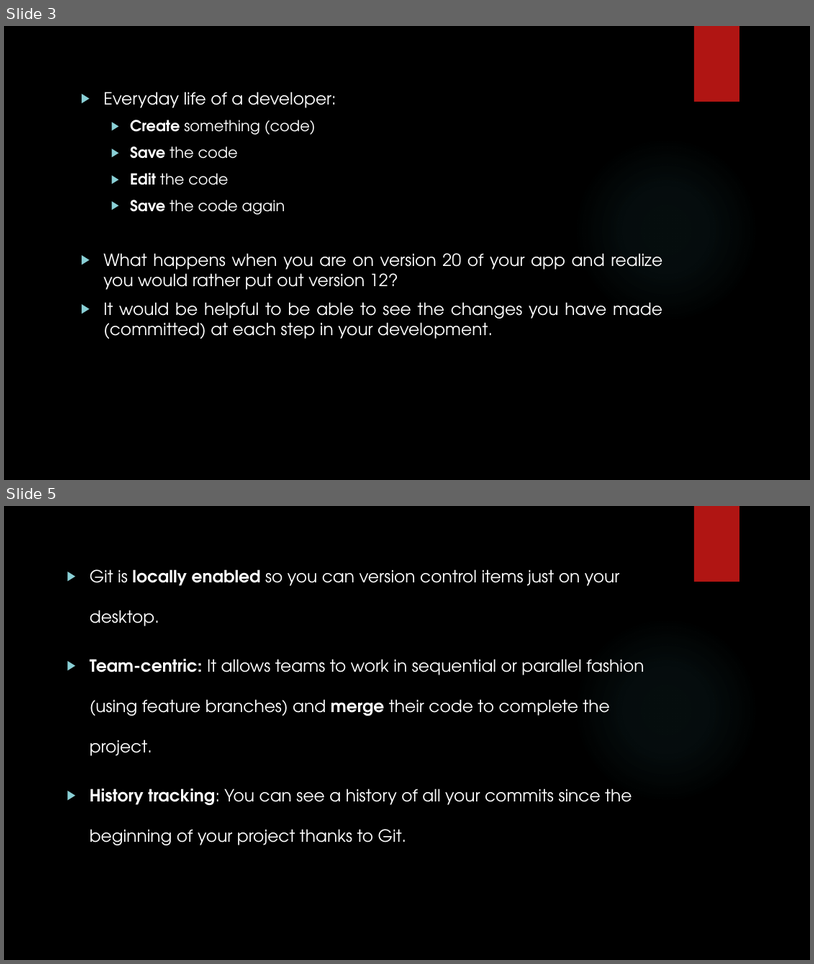
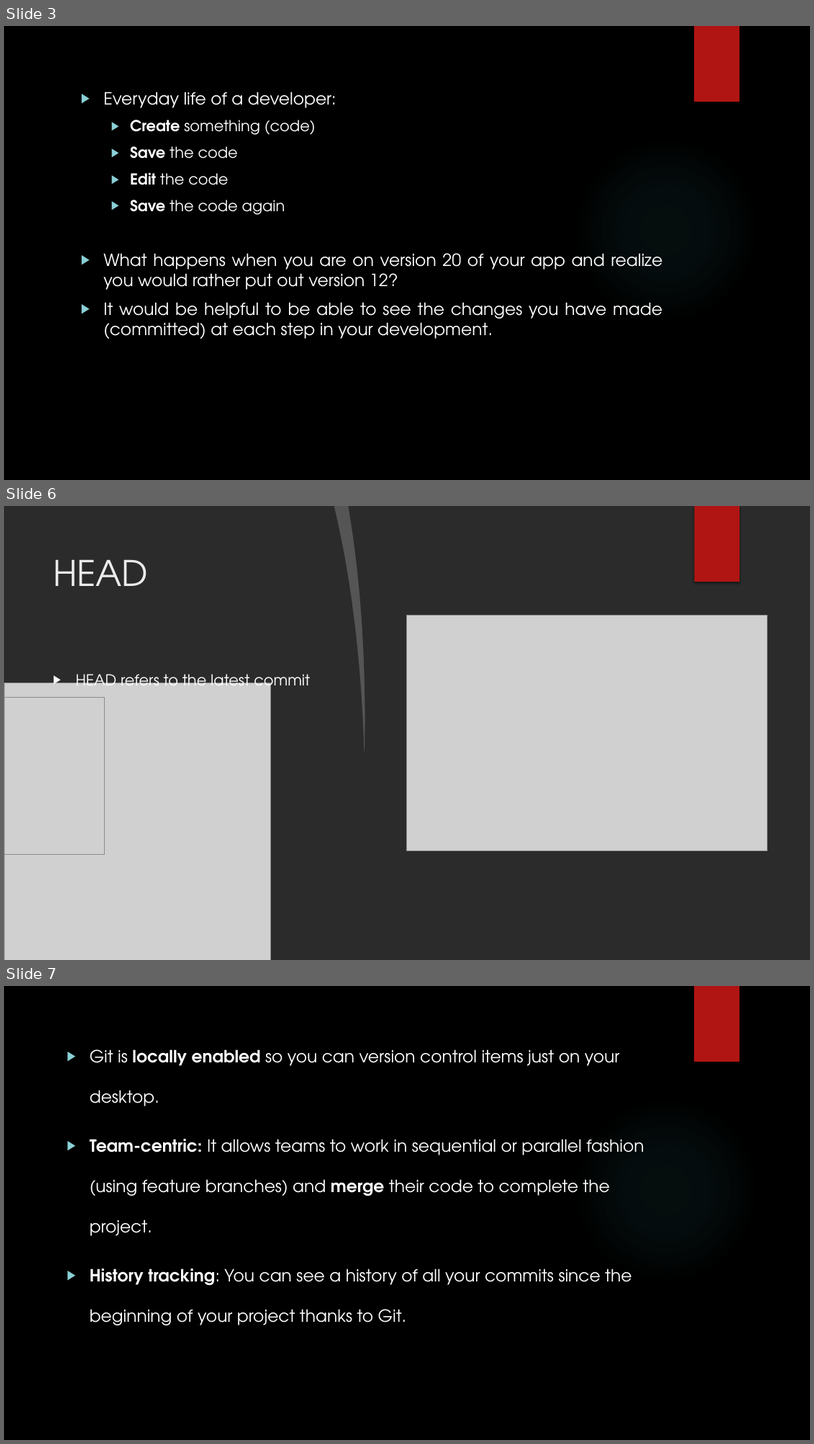
Before and after one commit to vmmunoz4/CS319-FinalProject, a slide deck: Git_Presentation.pptx. Shown one above the other, each under a label of ours: slides 3 and 5 before the commit, slides 3, 6 and 7 after it; the slides between them are not shown. The pictures are 814x964 and 814x1444 pixels, drawn with LibreOffice and Linux fonts; fonts in the diff are those of the drawing; grey boxes stand for pictures; background and template pictures are left out; a plain dark background stands for a picture behind light text. Boxes give left, top, right and bottom in pixels: in the first picture for what was removed or moved away, otherwise in the second. Text is boxed around its words. In the diff, an @@ line names an element or a change of style, - is before the commit and + after.

Commit message:
Added slides explaining what is version control with images

```diff
--- a/Git_Presentation.pptx
+++ b/Git_Presentation.pptx
@@ slide 6 added at (4, 506, 810, 960), background picture (left out) @@
@@ freeform shape added at (334, 506, 371, 752), fill #FFFFFF at 20% opacity @@
@@ freeform shape added at (348, 506, 437, 960), fill #FFFFFF @@
@@ rectangle added at (407, 506, 810, 960), fill #FFFFFF @@
@@ picture added at (533, 506, 639, 582) @@
@@ rectangle added at (694, 506, 740, 582), fill #B01513 @@
@@ rectangle added at (695, 506, 741, 582), fill #B01513 @@
@@ title added at (53, 559, 148, 586), 42 pt, text #EBEBEB @@
+HEAD
@@ picture added at (407, 615, 767, 850) @@
@@ text added at (76, 669, 310, 692), 18 pt, text #FFFFFF @@
+▶ HEAD refers to the latest commit
@@ picture added at (4, 682, 271, 960) @@
@@ picture added at (4, 698, 104, 854) @@
@@ picture added at (574, 909, 639, 960) @@
@@ what was slide 5 is now slide 7 @@
```
Also in this commit, not shown: 1 slide changed, 2 other slides added, 1 other file.
